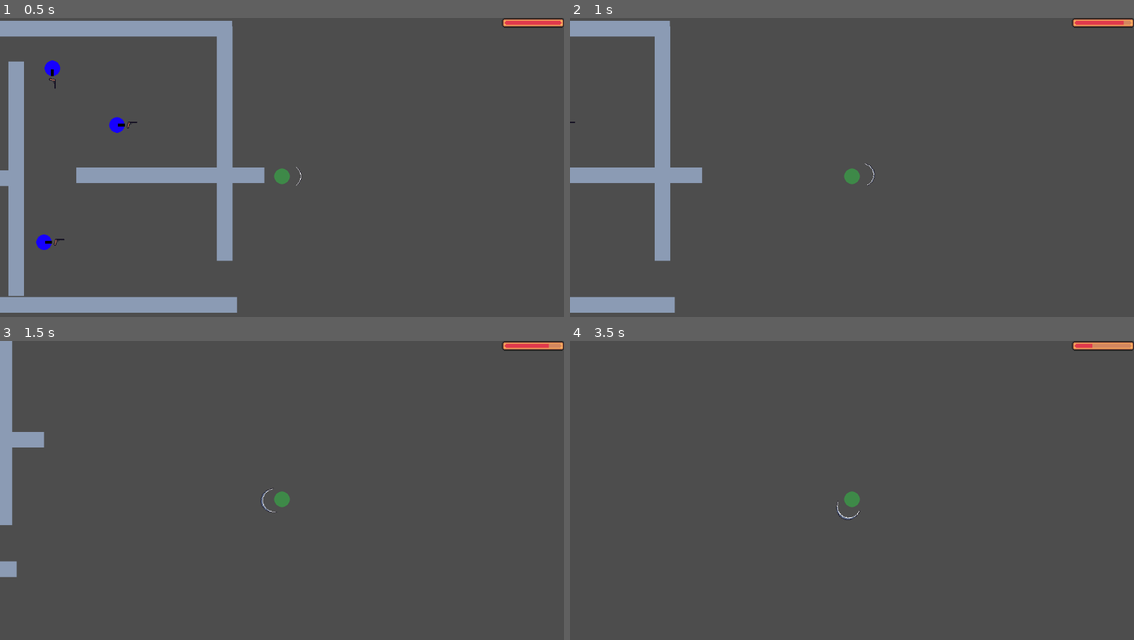
Above: before the commit, frames 1-4 (two rows, left to right).
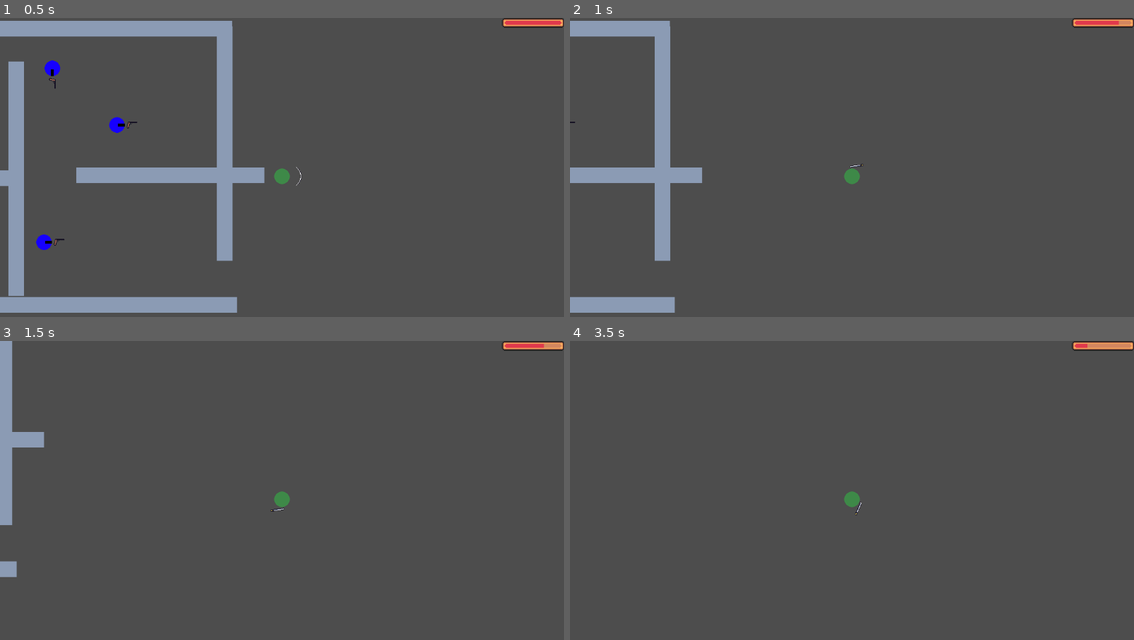
Above: after the commit, the same moments.

Repository: whocares-abt/fast-pace
Game: Godot game, scene res://Scenes/debug_map.tscn
Two runs of this game, one before a commit and one after it. Both use one fixed random seed, a clock stepped at 60 frames per second and the inputs below.
Inputs (mouse positions are in pixels of both pictures, inside the frame that each line leads up to):
- Up to frame 1 (0.5 s): no input
- Up to frame 2 (1 s): tap Enter at 0.5 s; move the mouse to (976, 161) at 0.52 s; hold D (move_right) from 0.53 s (still down); hold Right mouse button (ability, bound only before the commit) from 0.53 s (still down); click (976, 161) at 0.8 s
- Up to frame 3 (1.5 s): move the mouse to (169, 514) at 1.27 s; release D (move_right) at 1.28 s; release Right mouse button (ability, bound only before the commit) at 1.28 s; hold S (move_down) from 1.28 s (still down); click (169, 514) at 1.35 s
- Up to frame 4 (3.5 s): tap Shift (bullet_time) at 1.55 s; move the mouse to (908, 430) at 2.02 s; release S (move_down) at 2.03 s; hold D (move_right) 2.03-2.78 s; hold Shift (bullet_time) 2.03-2.78 s; right-click (908, 430) at 2.3 s; tap Space at 2.75 s; move the mouse to (823, 562) at 2.77 s; hold W (move_up) from 2.78 s (still down); right-click (823, 562) at 2.85 s; click (823, 562) at 3.05 s

Frame 1 is identical in both runs. In frame 2, less than 0.1% of the frame differs, in the area x 49-99%, y 0-57%; in frame 3, less than 0.1%; in frame 4, less than 0.1%, in the area x 47-93%, y 0-60%.

Commit message:
Added new placeholder ability.
Fixed enemy weapon rotation which was causing inaccuracies in enemy shooting

Diff:
--- a/Resources/Combat/katana.tres
+++ b/Resources/Combat/katana.tres
@@ -6,5 +6,5 @@
 script = ExtResource("1_5yd16")
 weapon_name = "katana"
 firing_rate = 10.0
-attack_hold = 0.25
+attack_hold = 0.1
 metadata/_custom_type_script = "uid://dqsfxyh6jojdx"
--- /dev/null
+++ b/Resources/Combat/sword_dash.tres
@@ -0,0 +1,10 @@
+[gd_resource type="Resource" script_class="AbilityStats" load_steps=2 format=3 uid="uid://mqxy71afchor"]
+
+[ext_resource type="Script" uid="uid://b6ya08u30074w" path="res://Scripts/Resources/Combat/ability_stats.gd" id="1_m514q"]
+
+[resource]
+script = ExtResource("1_m514q")
+ability_name = "Sword Dash"
+mana_cost = 2.0
+cooldown = 2.0
+metadata/_custom_type_script = "uid://b6ya08u30074w"
--- a/Resources/Spriteframes/katana.tres
+++ b/Resources/Spriteframes/katana.tres
@@ -13,14 +13,6 @@
 [sub_resource type="AtlasTexture" id="AtlasTexture_8ed6y"]
 atlas = ExtResource("2_j1emh")
 region = Rect2(192, 0, 64, 96)
-
-[sub_resource type="AtlasTexture" id="AtlasTexture_504ub"]
-atlas = ExtResource("2_j1emh")
-region = Rect2(256, 0, 64, 96)
-
-[sub_resource type="AtlasTexture" id="AtlasTexture_2hlpt"]
-atlas = ExtResource("2_j1emh")
-region = Rect2(320, 0, 64, 96)
 
 [sub_resource type="AtlasTexture" id="AtlasTexture_2jvek"]
 atlas = ExtResource("2_j1emh")
@@ -37,16 +29,10 @@
 }, {
 "duration": 1.0,
 "texture": SubResource("AtlasTexture_8ed6y")
-}, {
-"duration": 1.0,
-"texture": SubResource("AtlasTexture_504ub")
-}, {
-"duration": 1.0,
-"texture": SubResource("AtlasTexture_2hlpt")
 }],
 "loop": true,
 "name": &"attack",
-"speed": 20.0
+"speed": 30.0
 }, {
 "frames": [{
 "duration": 1.0,
--- a/Scenes/Characters/player_character.tscn
+++ b/Scenes/Characters/player_character.tscn
@@ -6,6 +6,7 @@
 [ext_resource type="PackedScene" uid="uid://jtjvgtyiaplq" path="res://Scenes/Combat/hitbox.tscn" id="3_i26gt"]
 [ext_resource type="PackedScene" uid="uid://ybredfnd482x" path="res://Scenes/Combat/Abilities/bullet_time.tscn" id="3_mnpb2"]
 [ext_resource type="PackedScene" uid="uid://bipbfe8i3mrdl" path="res://Scenes/Combat/Abilities/knife_throw.tscn" id="4_hicqa"]
+[ext_resource type="PackedScene" uid="uid://c7u0wqf3t1s4j" path="res://Scenes/Combat/Abilities/sword_dash.tscn" id="5_f176k"]
 [ext_resource type="PackedScene" uid="uid://dde0kstwj0d7" path="res://Scenes/AI/vision_hitbox.tscn" id="6_hicqa"]
 [ext_resource type="Material" uid="uid://bljcxy5kcv03j" path="res://Resources/Particles/blood_splatter.tres" id="7_mnpb2"]
 
@@ -52,6 +53,8 @@
 
 [node name="KnifeThrow" parent="CombatAbilities" instance=ExtResource("4_hicqa")]
 
+[node name="SwordDash" parent="CombatAbilities" instance=ExtResource("5_f176k")]
+
 [node name="AnimatedSprite2D" type="AnimatedSprite2D" parent="."]
 sprite_frames = SubResource("SpriteFrames_oigcr")
 
--- /dev/null
+++ b/Scenes/Combat/Abilities/sword_dash.tscn
@@ -0,0 +1,7 @@
+[gd_scene load_steps=2 format=3 uid="uid://c7u0wqf3t1s4j"]
+
+[ext_resource type="Script" uid="uid://ci3rbnx25vpvq" path="res://Scripts/Combat/Abilities/sword_dash.gd" id="1_jvojg"]
+
+[node name="SwordDash" type="Node2D"]
+script = ExtResource("1_jvojg")
+metadata/_custom_type_script = "uid://dktpdc54ckhwf"
--- a/Scripts/Characters/enemy_character.gd
+++ b/Scripts/Characters/enemy_character.gd
@@ -65,12 +65,12 @@
 		switch_state(EnemyState.RETURN_PATROL)
 		return
 	#
-	if (not nav_comp.is_target_reachable()):
-		switch_state(EnemyState.RETURN_PATROL)
-		pass
-
-	if (not nav_comp.is_target_reached()):
-		nav_to_goal() # Goal is player
+	#if (not nav_comp.is_target_reachable()):
+		#switch_state(EnemyState.RETURN_PATROL)
+		#pass
+		#
+	#if (not nav_comp.is_target_reached()):
+		#nav_to_goal() # Goal is player
 
 	weapon.attack(player.global_position - global_position)
 
--- a/Scripts/Characters/player_character.gd
+++ b/Scripts/Characters/player_character.gd
@@ -7,6 +7,7 @@
 @onready var weapon = $CombatAbilities/Weapon
 @onready var knife_throw = $CombatAbilities/KnifeThrow
 @onready var bullet_time = $CombatAbilities/BulletTime
+@onready var sword_dash = $CombatAbilities/SwordDash
 
 @onready var sprite = $AnimatedSprite2D
 
@@ -37,11 +38,10 @@
 	if (event.is_action_pressed("attack")):
 		weapon.attack(attack_direction.normalized())
 
-	if (event.is_action_pressed("ability")):
+	if (event.is_action_pressed("knife_throw")):
 		# TODO: Should we decouple this code? Can it even be decoupled?
 		if (knife_throw.can_activate):
 			var mana_cost = knife_throw.get_mana_cost()
-			print(attack_direction)
 			knife_throw.activate.call(attack_direction, position)
 			update_health(-mana_cost)
 
@@ -49,6 +49,12 @@
 		if (bullet_time.can_activate):
 			var mana_cost = bullet_time.get_mana_cost()
 			bullet_time.activate.call()
+			update_health(-mana_cost)
+
+	if (event.is_action_pressed("sword_dash")):
+		if (sword_dash.can_activate):
+			var mana_cost = sword_dash.get_mana_cost()
+			sword_dash.activate.call(attack_direction, position)
 			update_health(-mana_cost)
 
 func _physics_process(_delta: float) -> void:
@@ -72,7 +78,7 @@
 
 func _on_hitbox_hurtbox_entered(area: Variant) -> void:
 	if ("Enemy" in area.hurtbox_owners):
-		self.queue_free()
+		disable_player()
 
 func _on_health_timer_timeout() -> void:
 	update_health(-1)
--- /dev/null
+++ b/Scripts/Combat/Abilities/sword_dash.gd
@@ -0,0 +1,15 @@
+extends Ability
+
+func _ready() -> void:
+	load_stats("res://Resources/Combat/sword_dash.tres")
+	activate = activate_sword_dash
+	can_activate = true
+
+func get_mana_cost():
+	return mana_cost
+
+func activate_sword_dash(direction, start_position):
+	can_activate = false
+
+	await get_tree().create_timer(cooldown).timeout
+	can_activate = true
--- a/Scripts/Combat/Weapon/weapon.gd
+++ b/Scripts/Combat/Weapon/weapon.gd
@@ -74,7 +74,7 @@
 	can_attack = true
 
 func rotate_pivot(direction):
-	pivot.rotation = direction.angle()
+	pivot.global_rotation = direction.angle()
 
 func ranged_attack(direction):
 	var bullet = projectile.instantiate()
--- a/project.godot
+++ b/project.godot
@@ -51,14 +51,18 @@
 "events": [Object(InputEventMouseButton,"resource_local_to_scene":false,"resource_name":"","device":-1,"window_id":0,"a …(253 unchanged characters)…
 ]
 }
-ability={
+knife_throw={
 "deadzone": 0.2,
-"events": [Object(InputEventMouseButton,"resource_local_to_scene":false,"resource_name":"","device":-1,"window_id":0,"alt_pressed":false,"shift_pressed":false,"ctrl_pressed":false,"meta_pressed":false,"button_mask":2,"position":Vector2(129, 41),"global_position":Vector2(148, 137),"factor":1.0,"button_index":2,"canceled":false,"pressed":true,"double_click":false,"script":null)
-]
+"events": []
 }
 bullet_time={
 "deadzone": 0.2,
 "events": [Object(InputEventKey,"resource_local_to_scene":false,"resource_name":"","device":-1,"window_id":0,"alt_press …(195 unchanged characters)…
+]
+}
+sword_dash={
+"deadzone": 0.2,
+"events": [Object(InputEventMouseButton,"resource_local_to_scene":false,"resource_name":"","device":-1,"window_id":0,"alt_pressed":false,"shift_pressed":false,"ctrl_pressed":false,"meta_pressed":false,"button_mask":0,"position":Vector2(0, 0),"global_position":Vector2(0, 0),"factor":1.0,"button_index":2,"canceled":false,"pressed":false,"double_click":false,"script":null)
 ]
 }
 
Not shown: 1 places in Resources/Spriteframes/katana.tres that only renumber resources
Not shown: 1 places in Scenes/Characters/player_character.tscn that only renumber resources
Not shown, added: Scripts/Combat/Abilities/sword_dash.gd.uid
